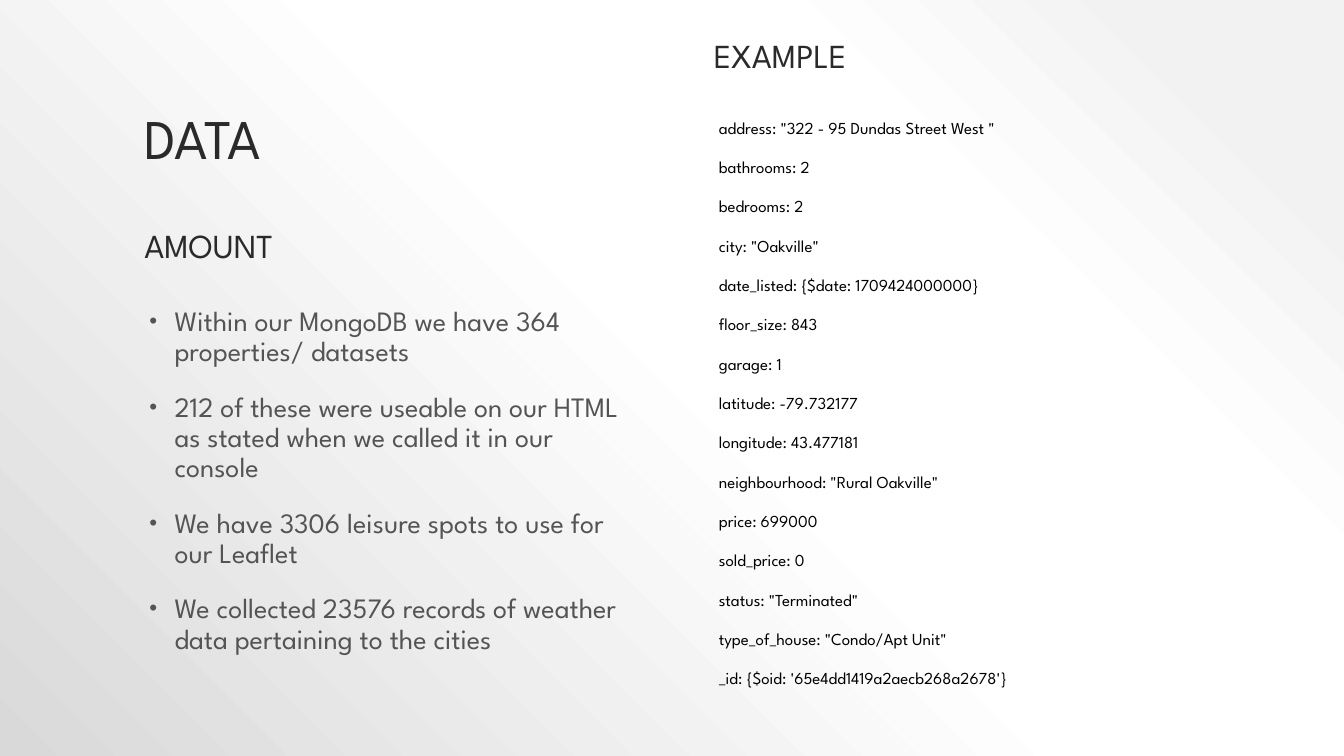
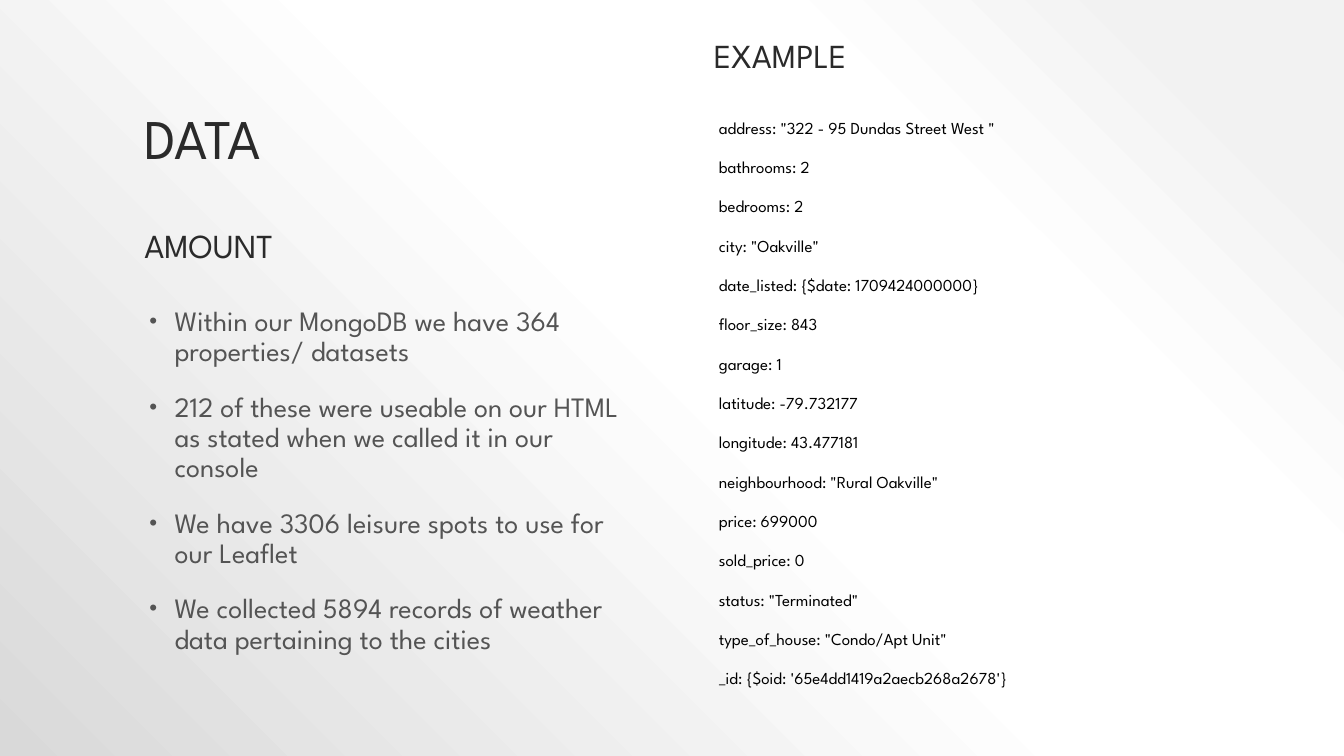
Before and after one commit to MaisieDeGraaf/housing-project-3, a slide deck: slide 6 of Project 3 Presenation.pptx. Drawn at 1344x756 pixels with LibreOffice and Linux fonts; fonts in the diff are those of the drawing. Boxes give left, top, right and bottom in pixels: in the first picture for what was removed or moved away, otherwise in the second. Text is boxed around its words. In the diff, an @@ line names an element or a change of style, - is before the commit and + after.

```diff
--- a/Project 3 Presenation.pptx
+++ b/Project 3 Presenation.pptx
@@ text at box(175, 598, 602, 655): text changed @@
-• We collected 23576 records of weather data pertaining to the cities
+• We collected 5894 records of weather data pertaining to the cities
```
Also in this commit, not shown: 1 other slide changed, 4 slides added, 3 slides removed.
